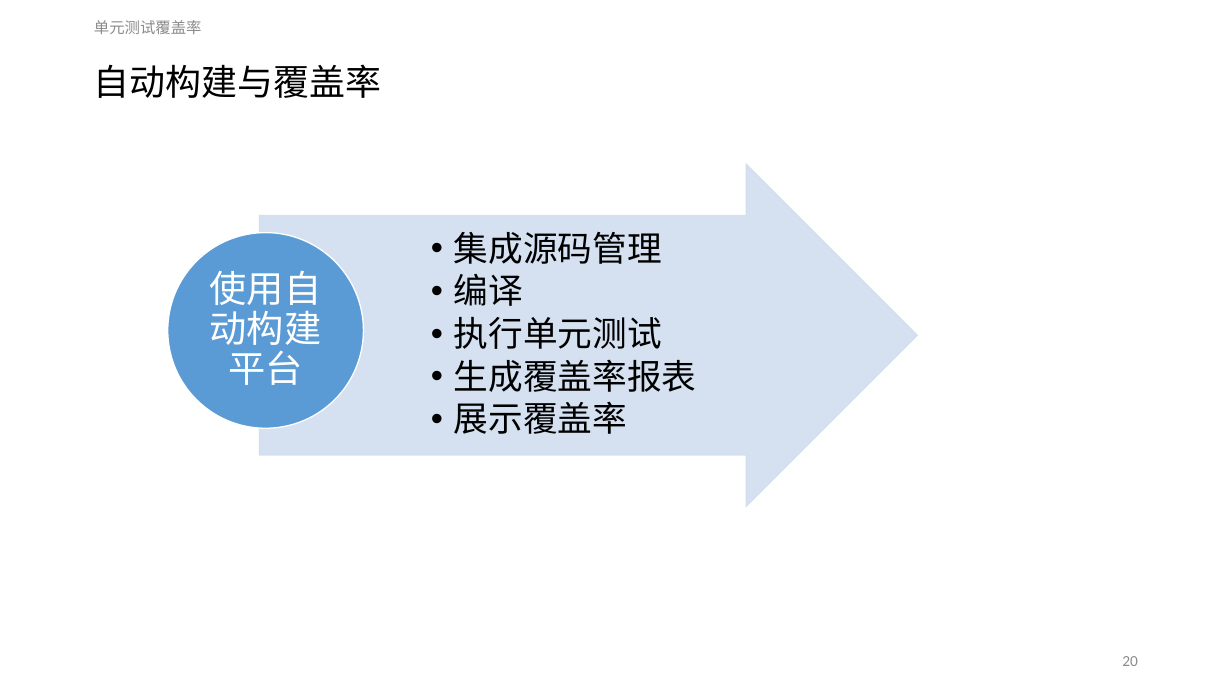
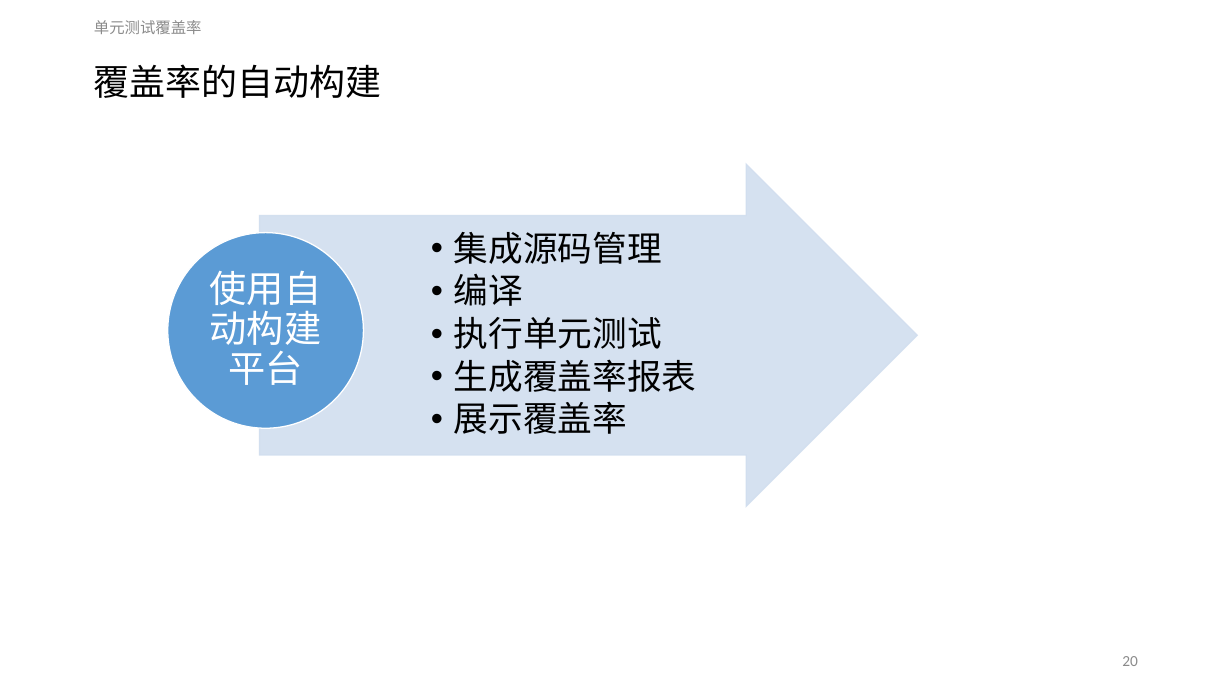
Before and after one commit to ReganHe/SharpUnitTest, a slide deck: slide 20 of MyUnitTest/Document/单元测试.pptx. Drawn at 1232x693 pixels with LibreOffice and Linux fonts; fonts in the diff are those of the drawing. Boxes give left, top, right and bottom in pixels: in the first picture for what was removed or moved away, otherwise in the second. Text is boxed around its words. In the diff, an @@ line names an element or a change of style, - is before the commit and + after.

```diff
--- a/MyUnitTest/Document/单元测试.pptx
+++ b/MyUnitTest/Document/单元测试.pptx
@@ title at box(94, 64, 381, 98): text changed @@
-自动构建与覆盖率
+覆盖率的自动构建
```
Also in this commit, not shown: 2 other slides changed, 7 other files.
